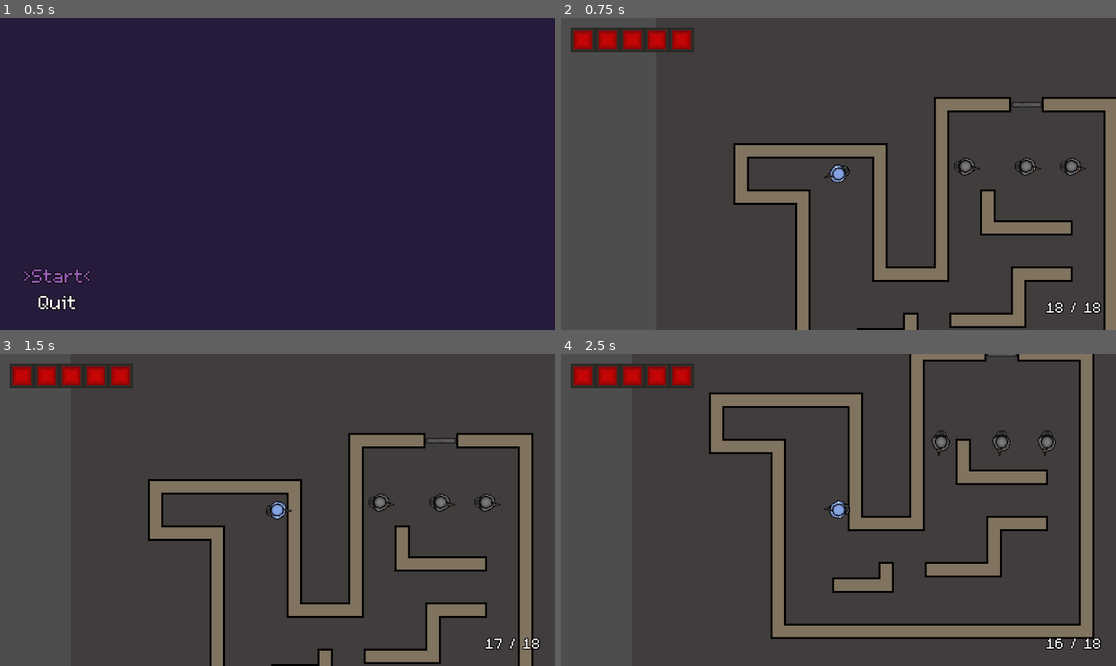
Above: before the commit, frames 1-4 (two rows, left to right).
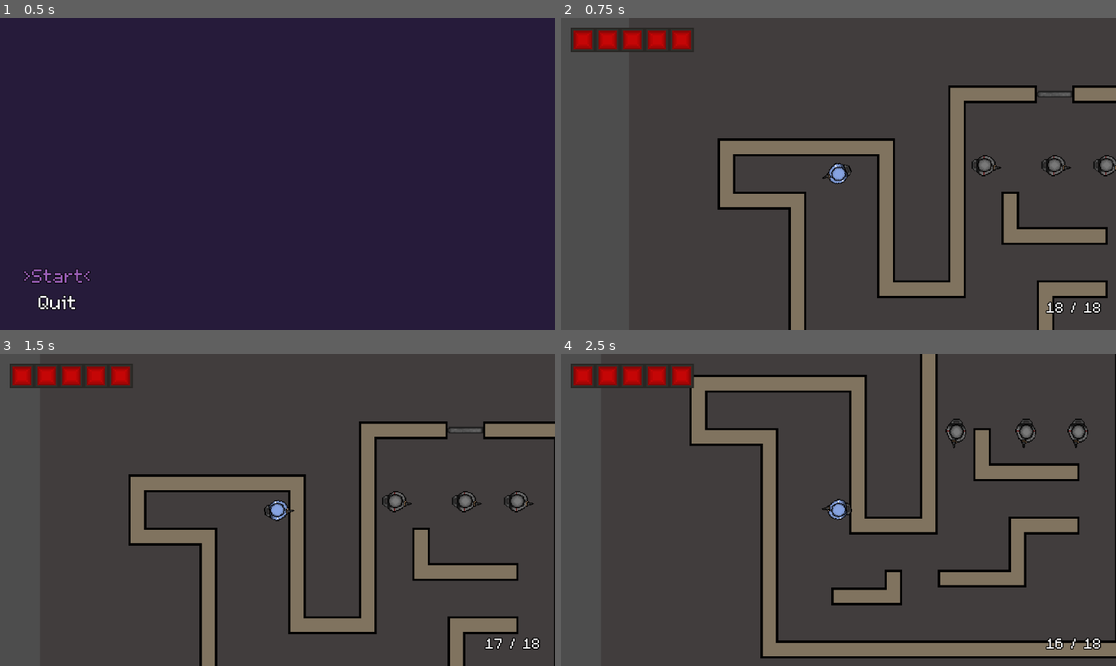
Above: after the commit, the same moments.

Repository: babeszino/Counterfeit
Game: Godot game, scene res://scenes and scripts/main_menu.tscn
Two runs of this game, one before a commit and one after it. Both use one fixed random seed, a clock stepped at 60 frames per second and the inputs below.
Inputs (mouse positions are in pixels of both pictures, inside the frame that each line leads up to):
- Up to frame 1 (0.5 s): no input
- Up to frame 2 (0.75 s): click ">Start<" at 0.5 s
- Up to frame 3 (1.5 s): tap Enter at 1.25 s; move the mouse to (399, 494) at 1.27 s; hold D (right) from 1.28 s (still down); click (399, 494) at 1.35 s
- Up to frame 4 (2.5 s): move the mouse to (727, 525) at 2.02 s; release D (right) at 2.03 s; hold S (down) from 2.03 s (still down); click (727, 525) at 2.1 s

Frame 1 is identical in both runs. In frame 2, 18% of the frame differs, in the area x 28-100%, y 21-100%; in frame 3, 18%; in frame 4, 26%, in the area x 23-100%, y 0-98%.

Commit message:
v2.25
-map layout 3 is almost finished
-zoomed the player camera in a little more

Diff:
--- a/scenes and scripts/maps/map_layout_1.tscn
+++ b/scenes and scripts/maps/map_layout_1.tscn
@@ -210,6 +210,7 @@
 animation = &"open"
 
 [node name="CollisionShape2D" type="CollisionShape2D" parent="FinishDoorContainer/FinishDoor"]
+position = Vector2(0, -10)
 shape = SubResource("RectangleShape2D_fv0w6")
 
 [node name="DoorBody" type="StaticBody2D" parent="FinishDoorContainer"]
--- a/scenes and scripts/maps/map_layout_2.tscn
+++ b/scenes and scripts/maps/map_layout_2.tscn
@@ -179,13 +179,10 @@
 [node name="SpawnPoints" type="Node2D" parent="."]
 
 [node name="PlayerSpawn" type="Marker2D" parent="SpawnPoints"]
-position = Vector2(192, 544)
 
 [node name="EnemySpawn1" type="Marker2D" parent="SpawnPoints"]
-position = Vector2(368, 448)
 
 [node name="FinishDoorContainer" type="Node2D" parent="."]
-position = Vector2(368, 375)
 script = ExtResource("2_b8y2r")
 
 [node name="FinishDoor" type="Area2D" parent="FinishDoorContainer" groups=["finish_door"]]
@@ -196,6 +193,7 @@
 animation = &"open"
 
 [node name="CollisionShape2D" type="CollisionShape2D" parent="FinishDoorContainer/FinishDoor"]
+position = Vector2(0, -10)
 shape = SubResource("RectangleShape2D_oj2ry")
 
 [node name="DoorBody" type="StaticBody2D" parent="FinishDoorContainer"]
--- a/scenes and scripts/maps/map_layout_3.tscn
+++ b/scenes and scripts/maps/map_layout_3.tscn
@@ -146,6 +146,16 @@
 polygons = Array[PackedInt32Array]([PackedInt32Array(0, 1, 2, 3, 4), PackedInt32Array(5, 6, 7, 8), PackedInt32Array(7,  …(335 unchanged characters)…
 outlines = Array[PackedVector2Array]([PackedVector2Array(896, 544, 1008, 544, 1008, 448, 960, 448, 960, 384, 944, 384,  …(227 unchanged characters)…
 
+[sub_resource type="NavigationPolygon" id="NavigationPolygon_8egj3"]
+vertices = PackedVector2Array(586, 314, 822, 314, 822, 438, 758, 438, 586, 362, 394, 518, 394, 458, 470, 458, 470, 474, 758, 518, 714, 474, 714, 438, 506, 438, 550, 362, 506, 343, 550, 343)
+polygons = Array[PackedInt32Array]([PackedInt32Array(0, 1, 2, 3, 4), PackedInt32Array(5, 6, 7, 8), PackedInt32Array(9, 5, 8, 10), PackedInt32Array(3, 9, 10, 11), PackedInt32Array(4, 3, 11), PackedInt32Array(4, 11, 12, 13), PackedInt32Array(13, 12, 14, 15)])
+outlines = Array[PackedVector2Array]([PackedVector2Array(576, 352, 576, 304, 832, 304, 832, 448, 768, 448, 768, 528, 384, 528, 384, 448, 480, 448, 480, 464, 704, 464, 704, 448, 496, 448, 496, 333, 560, 333, 560, 352)])
+
+[sub_resource type="NavigationPolygon" id="NavigationPolygon_naka2"]
+vertices = PackedVector2Array(470, 138, 470, 326, 374, 326, 394, 250, 374, 362, 470, 362, 470, 457, 394, 438, 394, 457, 298, 438, 298, 250, 394, 214, 234, 138, 234, 154, 234, 214, 234, 198, 170, 198, 170, 154)
+polygons = Array[PackedInt32Array]([PackedInt32Array(0, 1, 2, 3), PackedInt32Array(4, 5, 6, 7), PackedInt32Array(6, 8, 7), PackedInt32Array(4, 7, 9, 10), PackedInt32Array(2, 4, 10), PackedInt32Array(2, 10, 3), PackedInt32Array(0, 3, 11), PackedInt32Array(12, 0, 11, 13), PackedInt32Array(11, 14, 15), PackedInt32Array(13, 11, 15), PackedInt32Array(13, 15, 16, 17)])
+outlines = Array[PackedVector2Array]([PackedVector2Array(384, 448, 288, 448, 288, 240, 384, 240, 384, 224, 224, 224, 224, 208, 160, 208, 160, 192, 160, 160, 160, 144, 224, 144, 224, 128, 480, 128, 480, 336, 384, 336, 384, 352, 480, 352, 480, 467, 384, 467)])
+
 [node name="MapLayout2" type="Node2D"]
 
 [node name="TileMapLayers" type="Node2D" parent="."]
@@ -166,6 +176,34 @@
 position = Vector2(951, 576)
 
 [node name="EnemySpawn1" type="Marker2D" parent="SpawnPoints"]
+position = Vector2(896, 385)
+
+[node name="EnemySpawn2" type="Marker2D" parent="SpawnPoints"]
+position = Vector2(1040, 272)
+
+[node name="EnemySpawn3" type="Marker2D" parent="SpawnPoints"]
+position = Vector2(664, 176)
+
+[node name="EnemySpawn4" type="Marker2D" parent="SpawnPoints"]
+position = Vector2(528, 352)
+
+[node name="EnemySpawn5" type="Marker2D" parent="SpawnPoints"]
+position = Vector2(640, 352)
+
+[node name="EnemySpawn6" type="Marker2D" parent="SpawnPoints"]
+position = Vector2(768, 352)
+
+[node name="EnemySpawn7" type="Marker2D" parent="SpawnPoints"]
+position = Vector2(432, 416)
+
+[node name="EnemySpawn8" type="Marker2D" parent="SpawnPoints"]
+position = Vector2(336, 384)
+
+[node name="EnemySpawn9" type="Marker2D" parent="SpawnPoints"]
+position = Vector2(432, 272)
+
+[node name="EnemySpawn10" type="Marker2D" parent="SpawnPoints"]
+position = Vector2(320, 176)
 
 [node name="FinishDoorContainer" type="Node2D" parent="."]
 position = Vector2(152, 176)
@@ -180,6 +218,7 @@
 animation = &"open"
 
 [node name="CollisionShape2D" type="CollisionShape2D" parent="FinishDoorContainer/FinishDoor"]
+position = Vector2(0, 10)
 shape = SubResource("RectangleShape2D_oj2ry")
 
 [node name="DoorBody" type="StaticBody2D" parent="FinishDoorContainer"]
@@ -193,9 +232,9 @@
 navigation_polygon = SubResource("NavigationPolygon_7hvpe")
 
 [node name="NavRegion2" type="NavigationRegion2D" parent="NavRegionsContainer"]
+navigation_polygon = SubResource("NavigationPolygon_8egj3")
 
 [node name="NavRegion3" type="NavigationRegion2D" parent="NavRegionsContainer"]
-
-[node name="NavRegion4" type="NavigationRegion2D" parent="NavRegionsContainer"]
+navigation_polygon = SubResource("NavigationPolygon_naka2")
 
 [connection signal="body_entered" from="FinishDoorContainer/FinishDoor" to="FinishDoorContainer" method="_on_body_entered"]
--- a/scenes and scripts/player.tscn
+++ b/scenes and scripts/player.tscn
@@ -28,4 +28,4 @@
 [node name="HP" parent="." instance=ExtResource("4_w2lfu")]
 
 [node name="Camera2D" type="Camera2D" parent="."]
-zoom = Vector2(2, 2)
+zoom = Vector2(2.3, 2.3)
Not shown: 1 places in scenes and scripts/maps/map_layout_3.tscn that only renumber resources
Not shown, changed: to_do_list_in_order.txt
